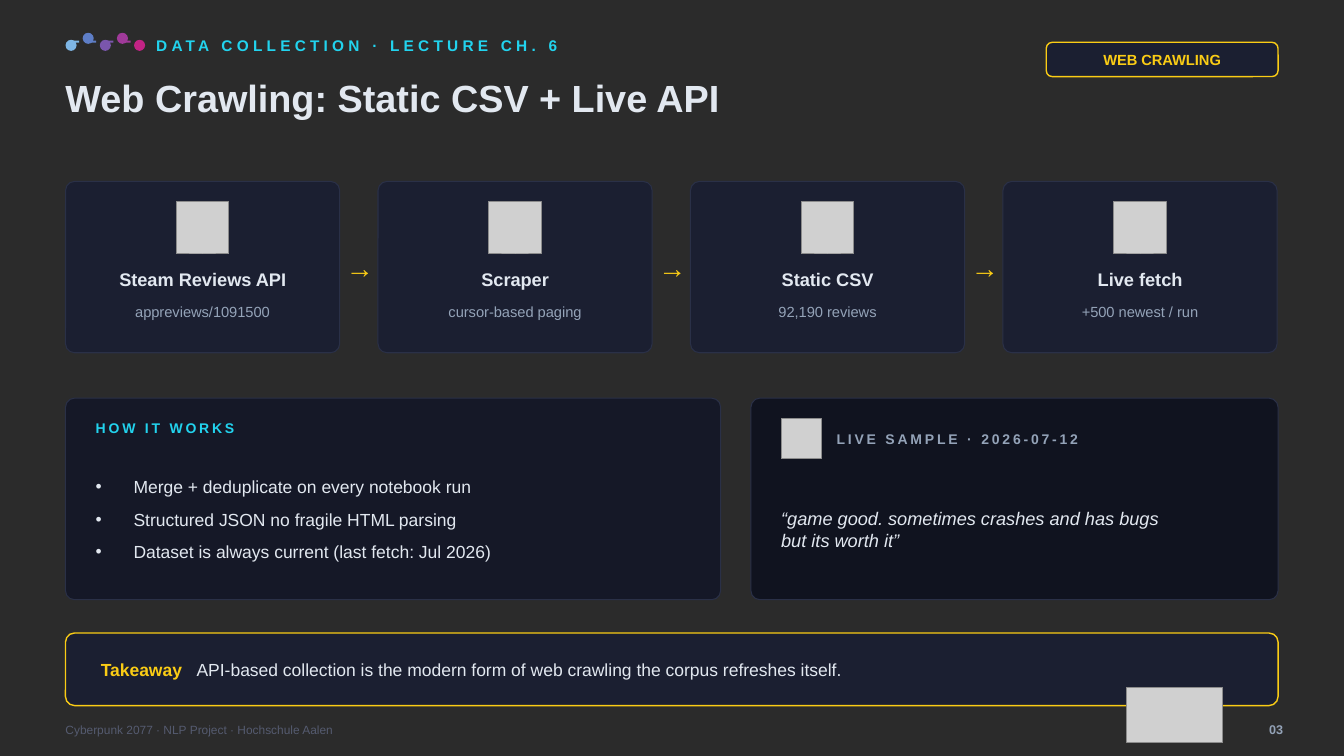
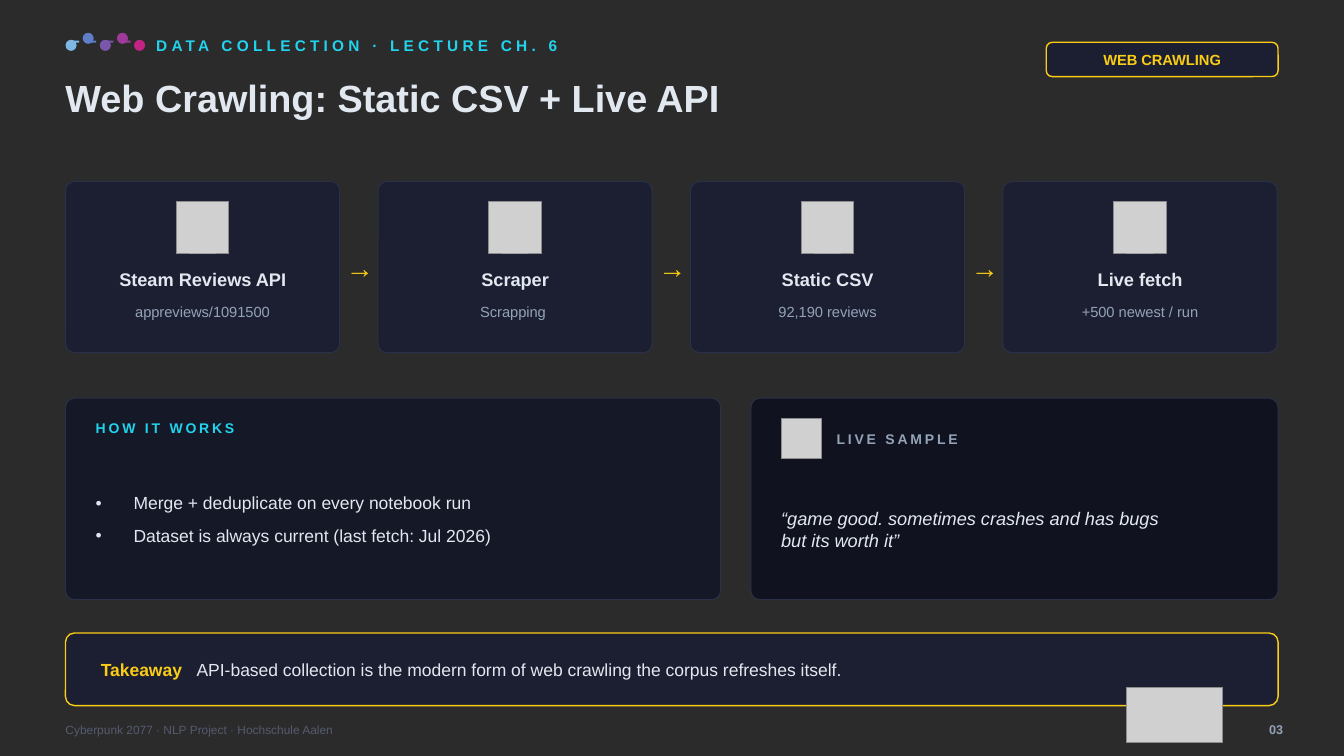
Before and after one commit to Aryan2033/Sentiment-Analysis-of-Cyberpunk-2077, a slide deck: slide 3 of presentation/Cyberpunk_NLP_Presentation.pptx. Drawn at 1344x756 pixels with LibreOffice and Linux fonts; fonts in the diff are those of the drawing; grey boxes stand for pictures; background and template pictures are left out; a plain dark background stands for a picture behind light text. Boxes give left, top, right and bottom in pixels: in the first picture for what was removed or moved away, otherwise in the second. Text is boxed around its words. In the diff, an @@ line names an element or a change of style, - is before the commit and + after.

```diff
--- a/presentation/Cyberpunk_NLP_Presentation.pptx
+++ b/presentation/Cyberpunk_NLP_Presentation.pptx
@@ text at (480,306,546,320): text changed @@
-cursor-based paging
+Scrapping
@@ text at (837,434,957,444): text changed @@
-LIVE SAMPLE · 2026-07-12
+LIVE SAMPLE
@@ text at (134,513,456,530): paragraph removed @@
-• Structured JSON no fragile HTML parsing
```
Also in this commit, not shown: 3 other slides changed, 1 other file.
